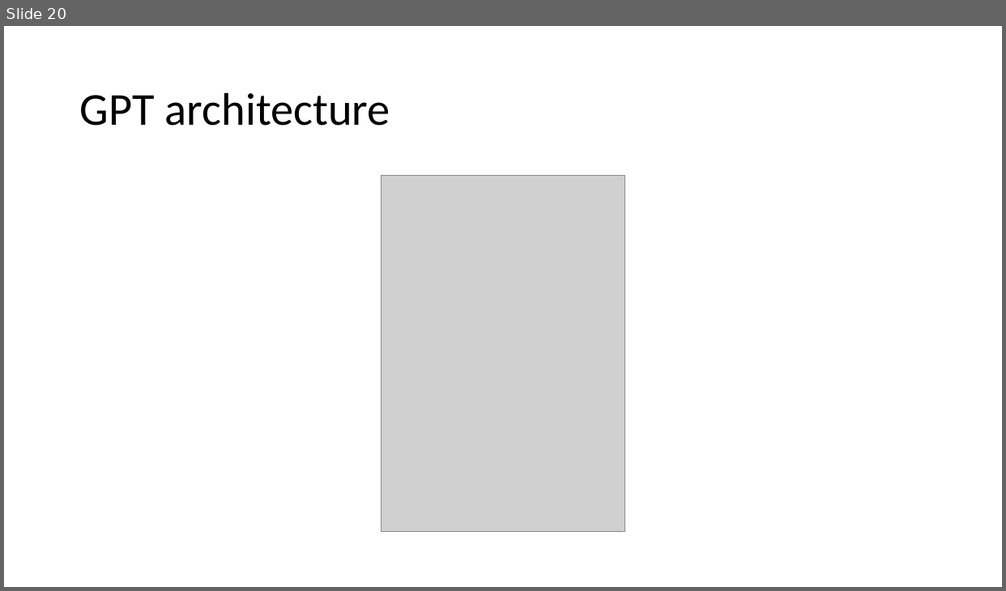
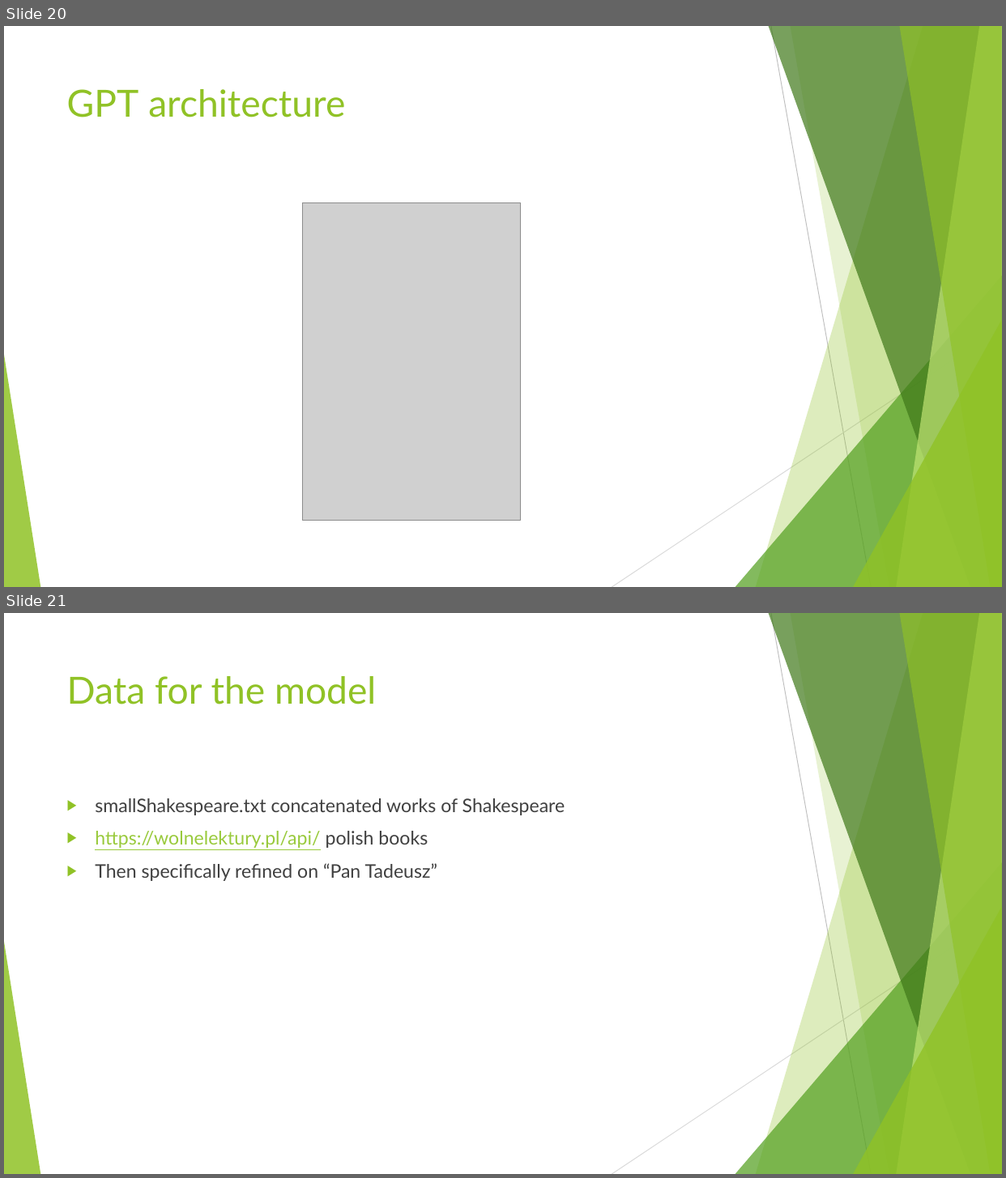
Before and after one commit to bodzio50318/genAiWorkshop, a slide deck: AiDem.pptm. Shown one above the other, each under a label of ours: slide 20 before the commit, slides 20 and 21 after it. The pictures are 1006x591 and 1006x1178 pixels, drawn with LibreOffice and Linux fonts; fonts in the diff are those of the drawing; grey boxes stand for pictures. Boxes give left, top, right and bottom in pixels: in the first picture for what was removed or moved away, otherwise in the second. Text is boxed around its words. In the diff, an @@ line names an element or a change of style, - is before the commit and + after.

```diff
--- a/AiDem.pptm
+++ b/AiDem.pptm
@@ slide 21 added at <box>4,613,1002,1174</box>, background #FFFFFF; not listed: 10 template elements that a slide beside it also shows @@
@@ title added at <box>67,676,376,705</box>, 36 pt, text #90C226 @@
+Data for the model
@@ text added at <box>95,798,565,881</box>, 18 pt, text #404040 @@
+▶ smallShakespeare.txt concatenated works of Shakespeare
+▶ https://wolnelektury.pl/api/ polish books
+▶ Then specifically refined on “Pan Tadeusz”
@@ slide 20 changed as well @@
@@ title "GPT architecture": place and size @@
-title "GPT architecture" at <box>80,92,390,126</box>
+title "GPT architecture" at <box>67,89,345,118</box>
@@ title "GPT architecture" at <box>67,89,345,118</box>: size 44 to 36 pt, font Calibri to Lato, text colour #000000 to #90C226; line spacing 0.9 to 1; vertical alignment middle to top @@
@@ picture: place and size @@
-picture at <box>381,176,624,532</box>
+picture at <box>303,203,521,520</box>
@@ group added at <box>4,26,1002,587</box>: 5 freeform shapes, 3 triangles, 2 lines @@
```
Also in this commit, not shown: 21 other slides changed, 3 other files.
